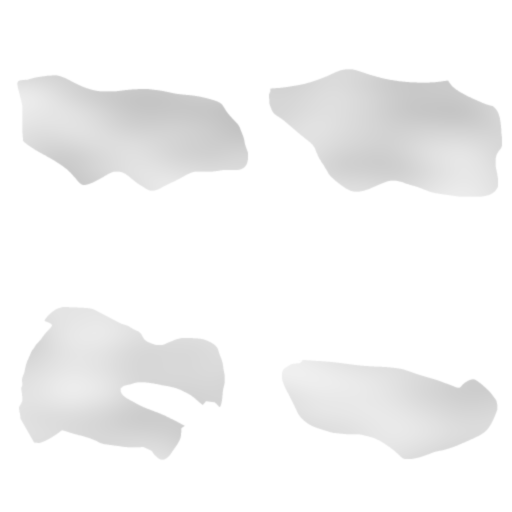
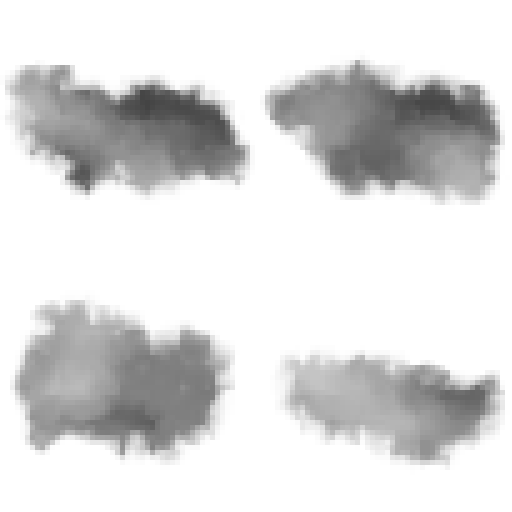
Layered file, before and after one edit (512px x 512px). Changes by layer:
"Background": opacity 30% → 100%, painted on it over [0, 55, 505, 470]
